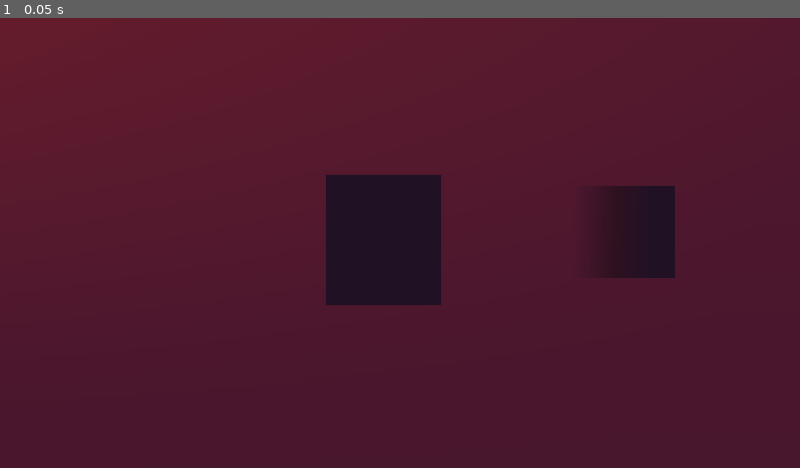
Above: before the commit, frame 1.
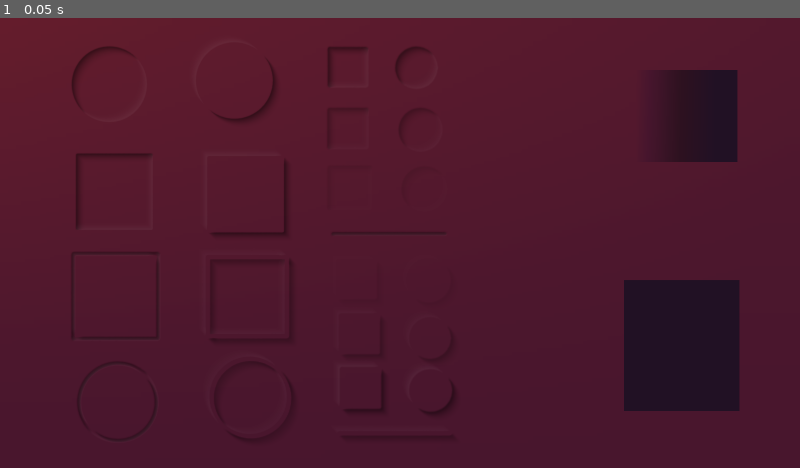
Above: after the commit, the same moment.

Repository: Aurif/az_zy-idle
Game: Godot game, scene res://scenes/main.tscn
The game is run twice, just before and just after one commit, with the same random seed, the same clock (stepped at 60 frames per second) and the same inputs.
Inputs:
- Up to frame 1 (0.05 s): no input

The runs differ from the first frame. In frame 1, 12% of the frame differs, in the area x 9-93%, y 6-88%.

Commit message:
Godot - initial version of the neuro-shader

Diff:
--- a/Game Source/scenes/main.tscn
+++ b/Game Source/scenes/main.tscn
@@ -1,7 +1,9 @@
-[gd_scene load_steps=11 format=3 uid="uid://d1ohnll5k3vde"]
+[gd_scene load_steps=19 format=3 uid="uid://d1ohnll5k3vde"]
 
-[ext_resource type="Material" uid="uid://ty0e66eulwk2" path="res://shader/shader.tres" id="1_rta6o"]
+[ext_resource type="Material" uid="uid://ty0e66eulwk2" path="res://shaders/palette/shader.tres" id="1_rta6o"]
 [ext_resource type="Texture2D" uid="uid://dxb6wr1r452am" path="res://art/white.png" id="2_4kcmi"]
+[ext_resource type="Shader" path="res://shaders/neuro/neuro.gdshader" id="3_e6iul"]
+[ext_resource type="Texture2D" uid="uid://v527uwrhfaec" path="res://art/neuro_demo.png" id="3_rn0ow"]
 
 [sub_resource type="Gradient" id="Gradient_e7cc0"]
 interpolation_mode = 2
@@ -31,6 +33,36 @@
 [sub_resource type="GradientTexture2D" id="GradientTexture2D_4qkdf"]
 gradient = SubResource("Gradient_nc0tx")
 
+[sub_resource type="Gradient" id="Gradient_l1t4s"]
+offsets = PackedFloat32Array(0, 0.5)
+colors = PackedColorArray(0, 0, 0, 0.501961, 0, 0, 0, 0)
+
+[sub_resource type="GradientTexture1D" id="GradientTexture1D_uc3tr"]
+gradient = SubResource("Gradient_l1t4s")
+
+[sub_resource type="ShaderMaterial" id="ShaderMaterial_h2x5p"]
+shader = ExtResource("3_e6iul")
+shader_parameter/light_direction = Vector2(-1, -1)
+shader_parameter/shadow_length = 0.001
+shader_parameter/shadow_decay = 0.85
+shader_parameter/shadow_steps = 32
+shader_parameter/light_color_gradient = SubResource("GradientTexture1D_uc3tr")
+
+[sub_resource type="Gradient" id="Gradient_2ok5h"]
+offsets = PackedFloat32Array(0, 0.5)
+colors = PackedColorArray(1, 1, 1, 0.0627451, 1, 1, 1, 0)
+
+[sub_resource type="GradientTexture1D" id="GradientTexture1D_2q1my"]
+gradient = SubResource("Gradient_2ok5h")
+
+[sub_resource type="ShaderMaterial" id="ShaderMaterial_nt3lg"]
+shader = ExtResource("3_e6iul")
+shader_parameter/light_direction = Vector2(1, 1)
+shader_parameter/shadow_length = 0.001
+shader_parameter/shadow_decay = 0.65
+shader_parameter/shadow_steps = 32
+shader_parameter/light_color_gradient = SubResource("GradientTexture1D_2q1my")
+
 [node name="Root" type="Control"]
 layout_mode = 3
 anchors_preset = 15
@@ -47,6 +79,7 @@
 anchor_bottom = 1.0
 grow_horizontal = 2
 grow_vertical = 2
+metadata/_edit_lock_ = true
 
 [node name="VerticalGradient" type="TextureRect" parent="Background"]
 layout_mode = 1
@@ -56,6 +89,7 @@
 grow_horizontal = 2
 grow_vertical = 2
 texture = SubResource("GradientTexture2D_knc4w")
+metadata/_edit_lock_ = true
 
 [node name="HorizontalGradient" type="TextureRect" parent="Background"]
 layout_mode = 1
@@ -65,19 +99,20 @@
 grow_horizontal = 2
 grow_vertical = 2
 texture = SubResource("GradientTexture2D_421af")
+metadata/_edit_lock_ = true
 
 [node name="Sprite2D1" type="Sprite2D" parent="."]
-position = Vector2(920, 533)
+position = Vector2(1636, 786)
 scale = Vector2(1.08203, 313.5)
 texture = SubResource("GradientTexture1D_bncvm")
 
 [node name="Sprite2D2" type="Sprite2D" parent="."]
 modulate = Color(0, 0, 0, 1)
-position = Vector2(1496, 513)
+position = Vector2(1647, 235)
 scale = Vector2(3.85156, 3.45313)
 texture = SubResource("GradientTexture2D_4qkdf")
 
-[node name="Shader" type="TextureRect" parent="."]
+[node name="PaletteShader" type="TextureRect" parent="."]
 material = ExtResource("1_rta6o")
 layout_mode = 1
 anchors_preset = 15
@@ -87,3 +122,41 @@
 grow_vertical = 2
 texture = ExtResource("2_4kcmi")
 metadata/_edit_lock_ = true
+
+[node name="NeuroShader" type="Control" parent="."]
+layout_mode = 1
+anchors_preset = 15
+anchor_right = 1.0
+anchor_bottom = 1.0
+grow_horizontal = 2
+grow_vertical = 2
+
+[node name="Shadows" type="TextureRect" parent="NeuroShader"]
+material = SubResource("ShaderMaterial_h2x5p")
+layout_mode = 1
+anchors_preset = 15
+anchor_right = 1.0
+anchor_bottom = 1.0
+offset_left = 103.0
+offset_top = 25.0
+offset_right = -793.0
+offset_bottom = -31.0
+grow_horizontal = 2
+grow_vertical = 2
+texture = ExtResource("3_rn0ow")
+stretch_mode = 3
+
+[node name="Glare" type="TextureRect" parent="NeuroShader"]
+material = SubResource("ShaderMaterial_nt3lg")
+layout_mode = 1
+anchors_preset = 15
+anchor_right = 1.0
+anchor_bottom = 1.0
+offset_left = 103.0
+offset_top = 25.0
+offset_right = -793.0
+offset_bottom = -31.0
+grow_horizontal = 2
+grow_vertical = 2
+texture = ExtResource("3_rn0ow")
+stretch_mode = 3
--- /dev/null
+++ b/Game Source/shaders/neuro/neuro.gdshader
@@ -0,0 +1,35 @@
+shader_type canvas_item;
+
+uniform sampler2D SCREEN_TEXTURE: hint_screen_texture, repeat_disable, filter_linear_mipmap;
+uniform sampler2D light_color_gradient: hint_default_black;
+
+uniform vec2 light_direction = vec2(-1.0, -1.0);
+uniform float shadow_length = 0.001;
+uniform float shadow_decay = 0.85;
+uniform int shadow_steps = 16;
+
+float elevation(sampler2D tex, vec2 uv) {
+    float elevation = texture(tex, uv).r;
+    float normalized_elevation = elevation - 0.5;
+    return normalized_elevation;
+}
+
+void fragment() {
+    vec2 light_dir = normalize(light_direction);
+    float this_elevation = elevation(TEXTURE, UV);
+
+    float total_diff = 0.0;
+    float current_mult = 1.0;
+    float normalization_factor = 0.0;
+    for(int i=0; i < shadow_steps; i++) {
+        float elevation_diff = (this_elevation-elevation(TEXTURE, UV+light_dir*float(i)*shadow_length));
+        total_diff += elevation_diff * current_mult;
+
+        normalization_factor += current_mult;
+        current_mult -= 1.0/float(shadow_steps);
+    }
+
+    float normalized_diff = total_diff / normalization_factor + 0.5;
+    // Output the final color
+    COLOR = texture(light_color_gradient, vec2(normalized_diff, 0.0));
+}
--- a/Game Source/shader/shader.tres
+++ b/Game Source/shaders/palette/shader.tres
@@ -1,7 +1,7 @@
 [gd_resource type="ShaderMaterial" load_steps=4 format=3 uid="uid://ty0e66eulwk2"]
 
-[ext_resource type="Shader" path="res://shader/color_map.gdshader" id="1_cp50j"]
-[ext_resource type="Gradient" uid="uid://drvgkavbw6t07" path="res://shader/gradient.tres" id="2_o5qsj"]
+[ext_resource type="Shader" path="res://shaders/palette/color_map.gdshader" id="1_cp50j"]
+[ext_resource type="Gradient" uid="uid://drvgkavbw6t07" path="res://shaders/palette/gradient.tres" id="2_o5qsj"]
 
 [sub_resource type="GradientTexture1D" id="GradientTexture1D_h7h2g"]
 gradient = ExtResource("2_o5qsj")
Binary file added: Game Source/art/neuro_demo.png
Not shown, added: Game Source/art/neuro_demo.png.import
Renamed: Game Source/shader/color_map.gdshader -> Game Source/shaders/palette/color_map.gdshader
Renamed: Game Source/shader/gradient.tres -> Game Source/shaders/palette/gradient.tres
